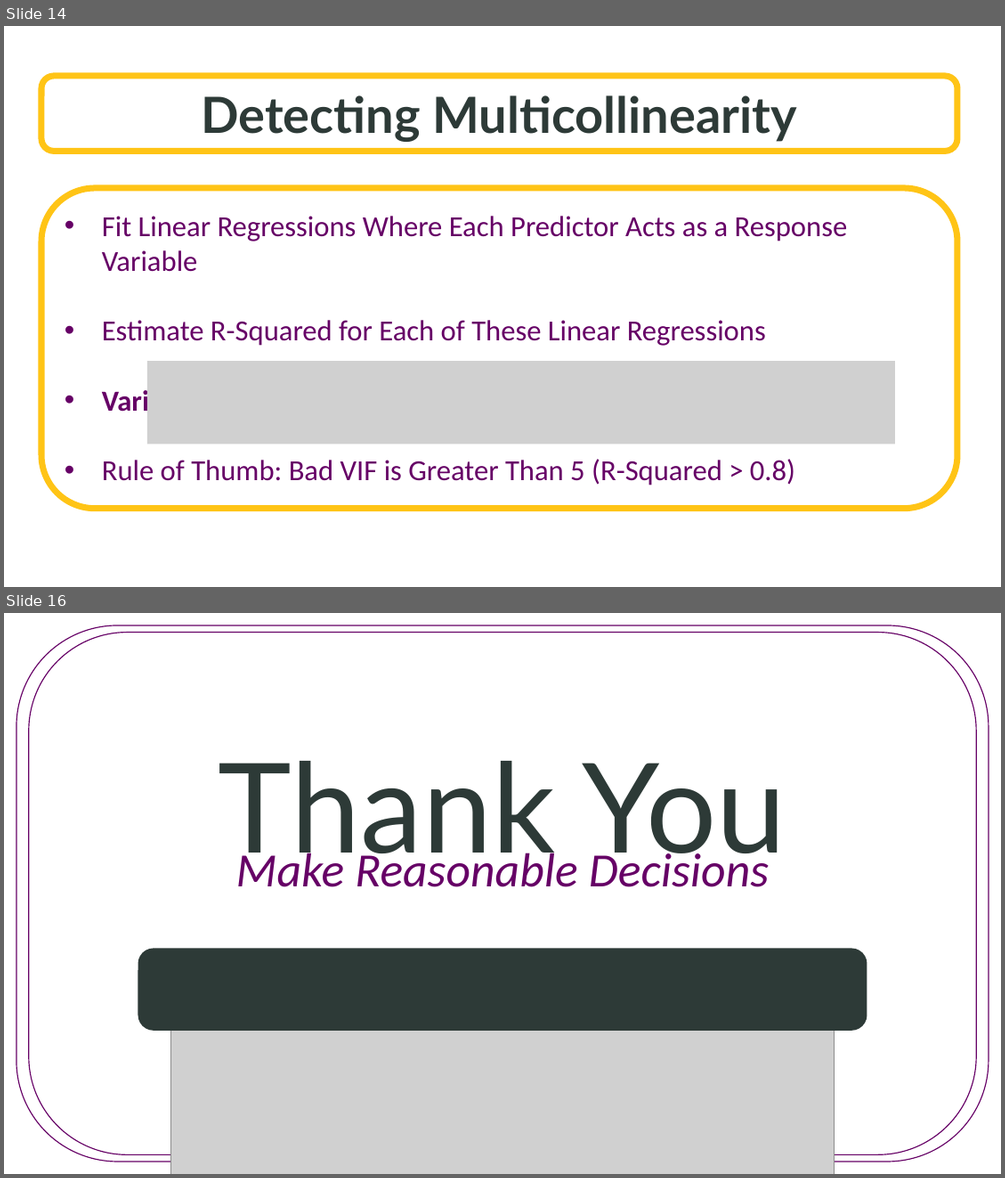
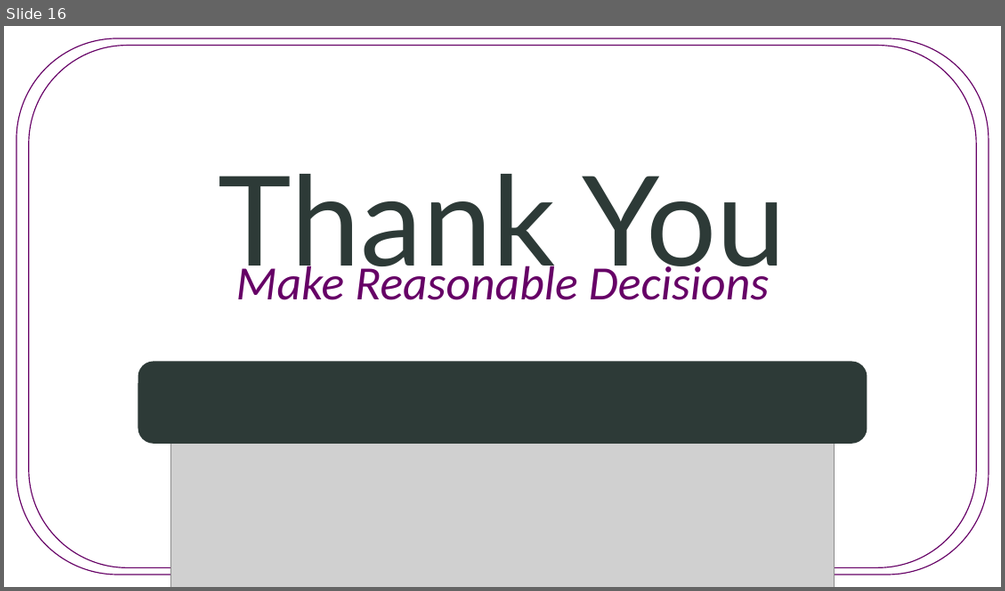
Before and after one commit to SuperMarioGiacomazzo/STOR455_WEBSITE, a slide deck: Lectures/16 - Techniques for Choosing Predictors.pptx. Shown one above the other, each under a label of ours: slides 14 and 16 before the commit, slide 16 after it; the slides between them are not shown. The pictures are 1005x1178 and 1005x591 pixels, drawn with LibreOffice and Linux fonts; fonts in the diff are those of the drawing; grey boxes stand for pictures; background and template pictures are left out. Boxes give left, top, right and bottom in pixels: in the first picture for what was removed or moved away, otherwise in the second. Text is boxed around its words. In the diff, an @@ line names an element or a change of style, - is before the commit and + after.

```diff
--- a/Lectures/16 - Techniques for Choosing Predictors.pptx
+++ b/Lectures/16 - Techniques for Choosing Predictors.pptx
@@ slide 14 removed at bbox=[4, 26, 1001, 587], background picture (left out) @@
@@ rounded rectangle removed at bbox=[41, 76, 957, 151] @@
-Detecting Multicollinearity
@@ rounded rectangle removed at bbox=[41, 188, 957, 508] @@
-• Fit Linear Regressions Where Each Predictor Acts as a Response Variable
-• Estimate R-Squared for Each of These Linear Regressions
-• Variance Inflation Factor:
-• Rule of Thumb: Bad VIF is Greater Than 5 (R-Squared > 0.8)
@@ picture removed at bbox=[147, 361, 896, 444] @@
```
Also in this commit, not shown: 8 slides added, 7 other slides removed, 10 other files.
